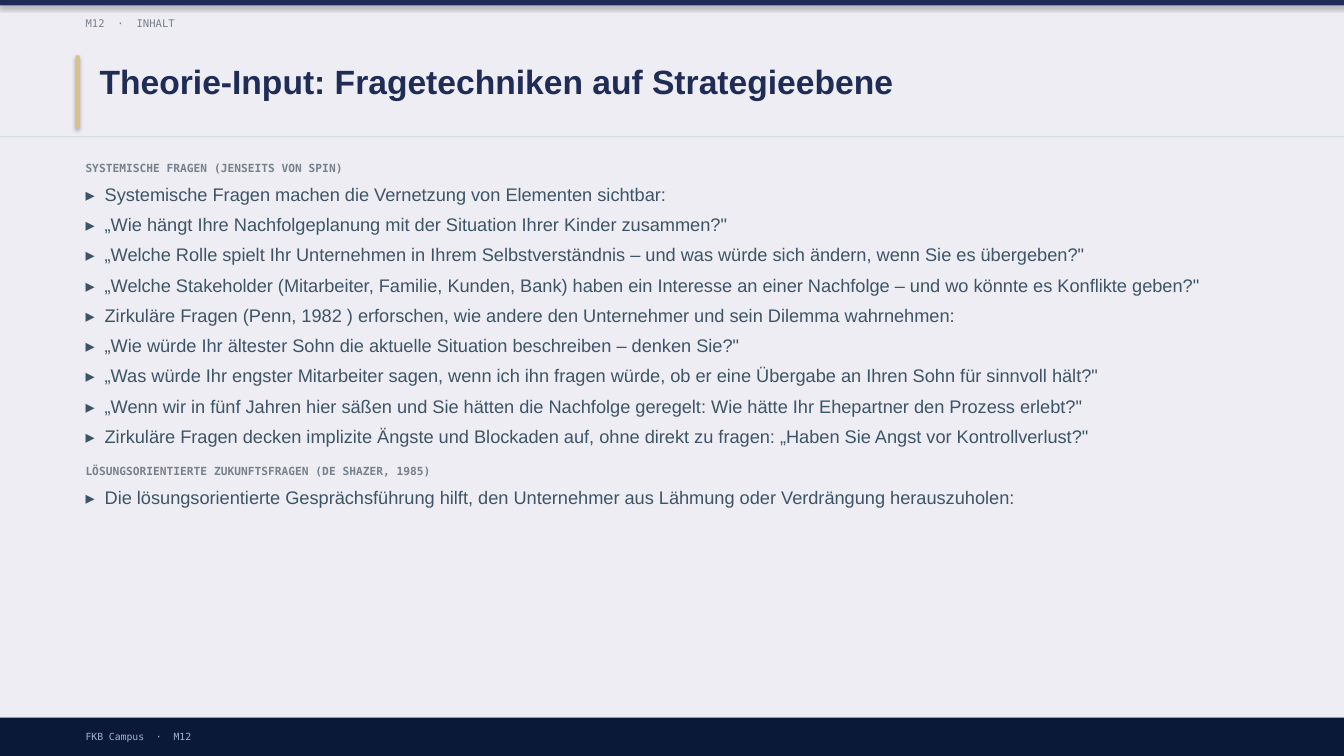
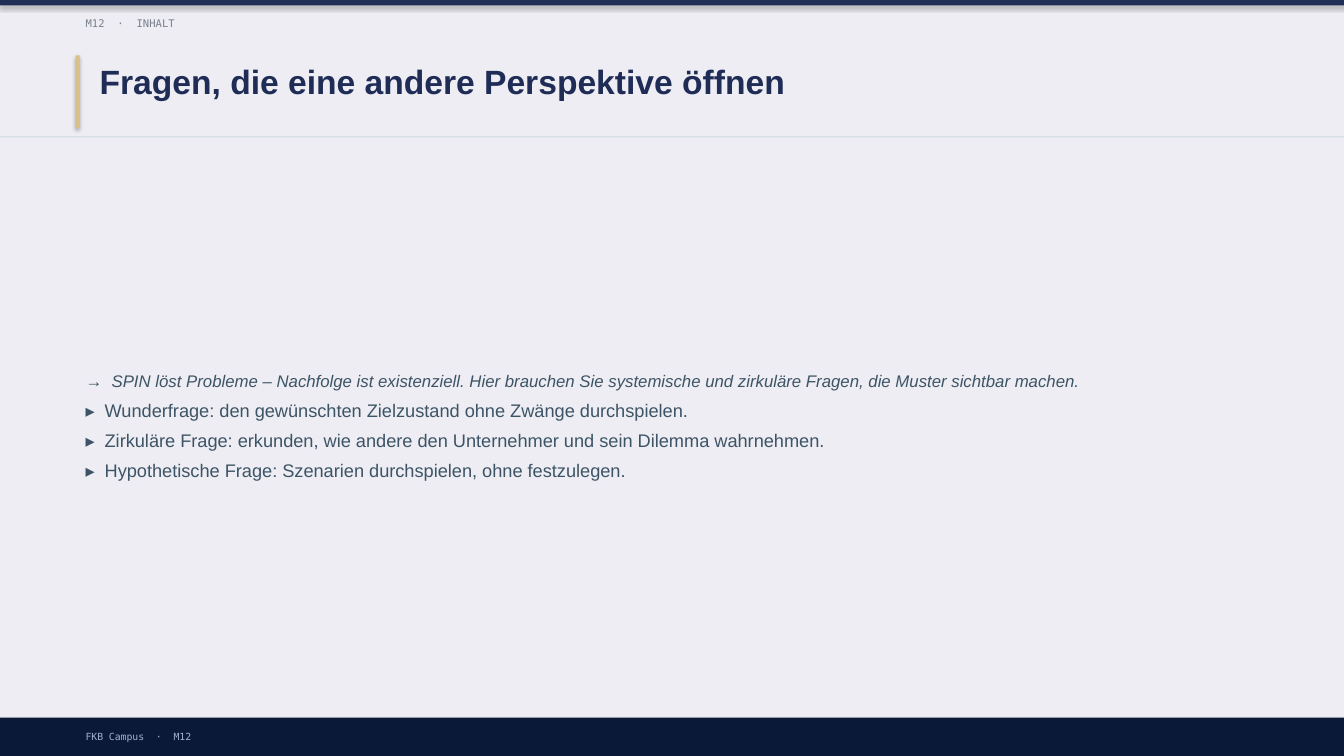
Before and after one commit to ck5rqc47pr-byte/firmenkundenakademie-online, a slide deck: slide 8 of protected-downloads/praesentation/M12.pptx (slide 6 before the commit). Drawn at 1344x756 pixels with LibreOffice and Linux fonts; fonts in the diff are those of the drawing. Boxes give left, top, right and bottom in pixels: in the first picture for what was removed or moved away, otherwise in the second. Text is boxed around its words. In the diff, an @@ line names an element or a change of style, - is before the commit and + after.

```diff
--- a/protected-downloads/praesentation/M12.pptx
+++ b/protected-downloads/praesentation/M12.pptx
@@ text at (x1=100, y1=69, x2=785, y2=101): text changed @@
-Theorie-Input: Fragetechniken auf Strategieebene
+Fragen, die eine andere Perspektive öffnen
@@ text "→ SPIN löst Probleme – ..." at (x1=105, y1=375, x2=1079, y2=481): vertical alignment top to middle @@
@@ text at (x1=105, y1=375, x2=1079, y2=481): text changed @@
-SYSTEMISCHE FRAGEN (JENSEITS VON SPIN)
-▸ Systemische Fragen machen die Vernetzung von Elementen sichtbar:
-▸ „Wie hängt Ihre Nachfolgeplanung mit der Situation Ihrer Kinder zusammen?"
-▸ „Welche Rolle spielt Ihr Unternehmen in Ihrem Selbstverständnis – und was würde sich ändern, wenn Sie es übergeben?"
-▸ „Welche Stakeholder (Mitarbeiter, Familie, Kunden, Bank) haben ein Interesse an einer Nachfolge – und wo könnte es Konflikte geben?"
-▸ Zirkuläre Fragen (Penn, 1982 ) erforschen, wie andere den Unternehmer und sein Dilemma wahrnehmen:
-▸ „Wie würde Ihr ältester Sohn die aktuelle Situation beschreiben – denken Sie?"
-▸ „Was würde Ihr engster Mitarbeiter sagen, wenn ich ihn fragen würde, ob er eine Übergabe an Ihren Sohn für sinnvoll hält?"
-▸ „Wenn wir in fünf Jahren hier säßen und Sie hätten die Nachfolge geregelt: Wie hätte Ihr Ehepartner den Prozess erlebt?"
-▸ Zirkuläre Fragen decken implizite Ängste und Blockaden auf, ohne direkt zu fragen: „Haben Sie Angst vor Kontrollverlust?"
-LÖSUNGSORIENTIERTE ZUKUNFTSFRAGEN (DE SHAZER, 1985)
-▸ Die lösungsorientierte Gesprächsführung hilft, den Unternehmer aus Lähmung oder Verdrängung herauszuholen:
+→ SPIN löst Probleme – Nachfolge ist existenziell. Hier brauchen Sie systemische und zirkuläre Fragen, die Muster sichtbar machen.
+▸ Wunderfrage: den gewünschten Zielzustand ohne Zwänge durchspielen.
+▸ Zirkuläre Frage: erkunden, wie andere den Unternehmer und sein Dilemma wahrnehmen.
+▸ Hypothetische Frage: Szenarien durchspielen, ohne festzulegen.
```
Also in this commit, not shown: 2 other slides changed, 14 slides added, 3 slides removed, 1 other file.
